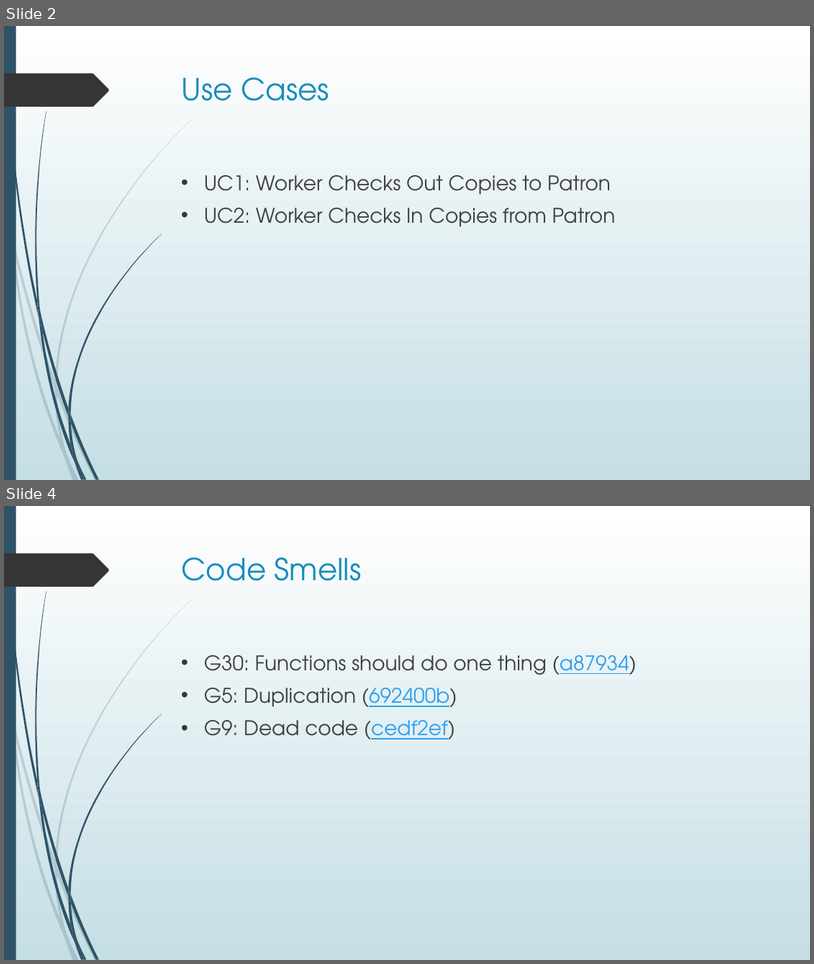
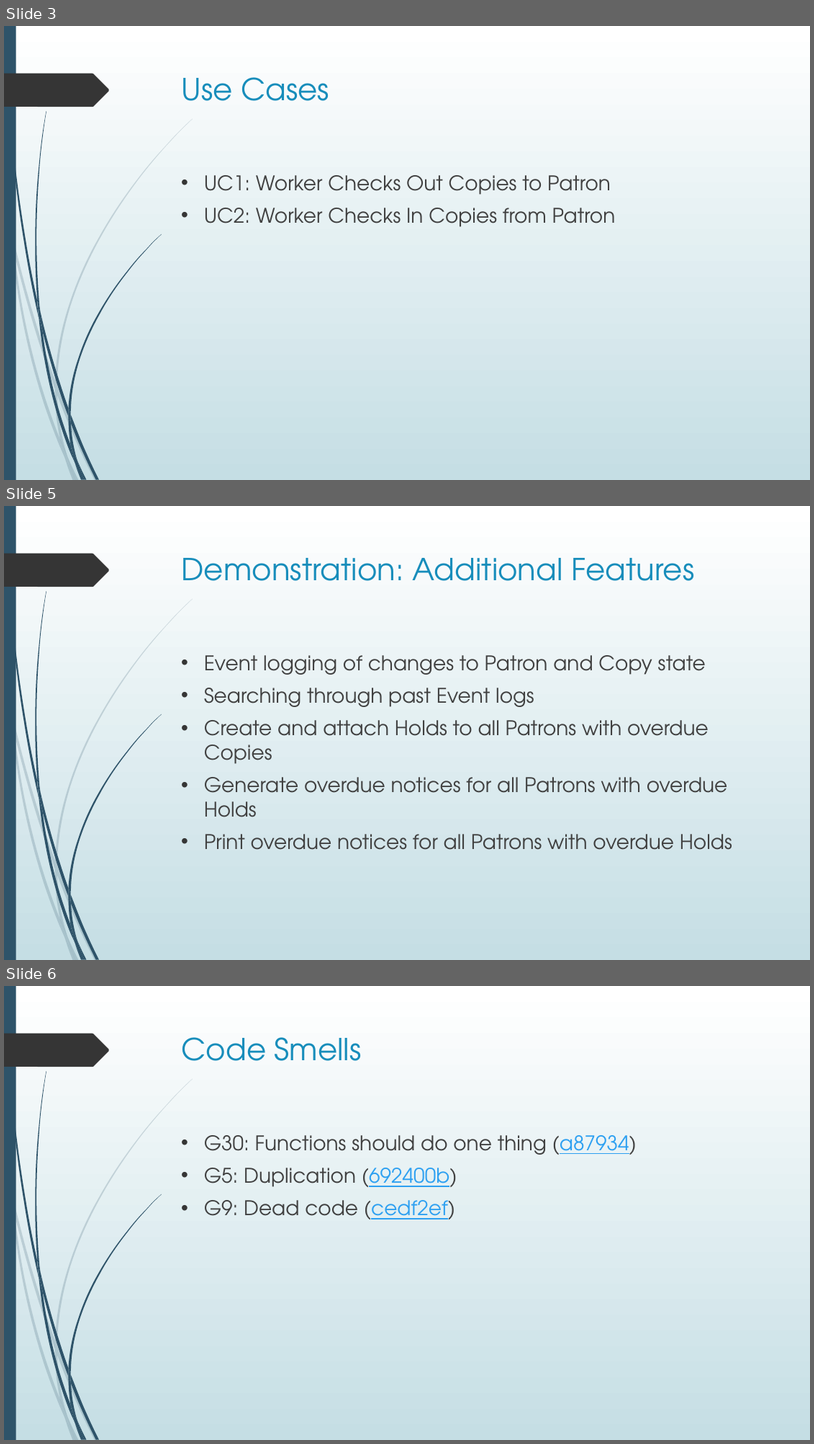
Before and after one commit to dan-ward/TP-6, a slide deck: TRL_final/Textbook Rental Library - Presentation.pptx. Shown one above the other, each under a label of ours: slides 2 and 4 before the commit, slides 3, 5 and 6 after it; the slides between them are not shown. The pictures are 814x964 and 814x1444 pixels, drawn with LibreOffice and Linux fonts; fonts in the diff are those of the drawing. Boxes give left, top, right and bottom in pixels: in the first picture for what was removed or moved away, otherwise in the second. Text is boxed around its words. In the diff, an @@ line names an element or a change of style, - is before the commit and + after.

Commit message:
Added additional Presentation slides & details

```diff
--- a/TRL_final/Textbook Rental Library - Presentation.pptx
+++ b/TRL_final/Textbook Rental Library - Presentation.pptx
@@ slide 5 added at (4,506,810,960), background gradient #FFFFFF to #C5DEE5; not listed: 24 template elements that a slide beside it also shows @@
@@ title added at (182,558,694,581), 36 pt, text #178DBB @@
+Demonstration: Additional Features
@@ text added at (204,655,733,849), 24 pt, text #404040 @@
+• Event logging of changes to Patron and Copy state
+• Searching through past Event logs
+• Create and attach Holds to all Patrons with overdue Copies
+• Generate overdue notices for all Patrons with overdue Holds
+• Print overdue notices for all Patrons with overdue Holds
@@ what was slide 2 is now slide 3 @@
@@ what was slide 4 is now slide 6 @@
```
Also in this commit, not shown: 2 other slides added, 1 slide removed.
